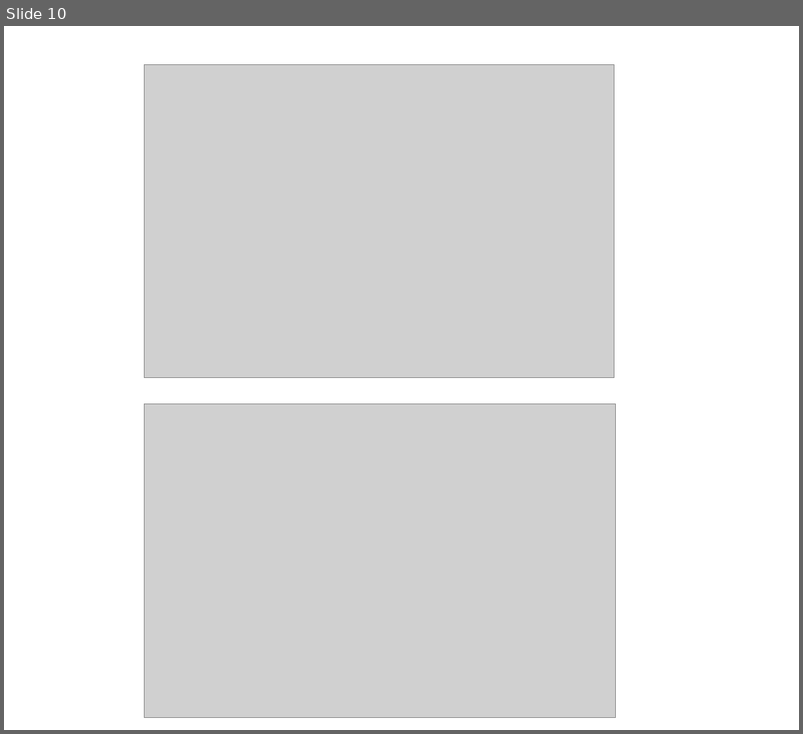
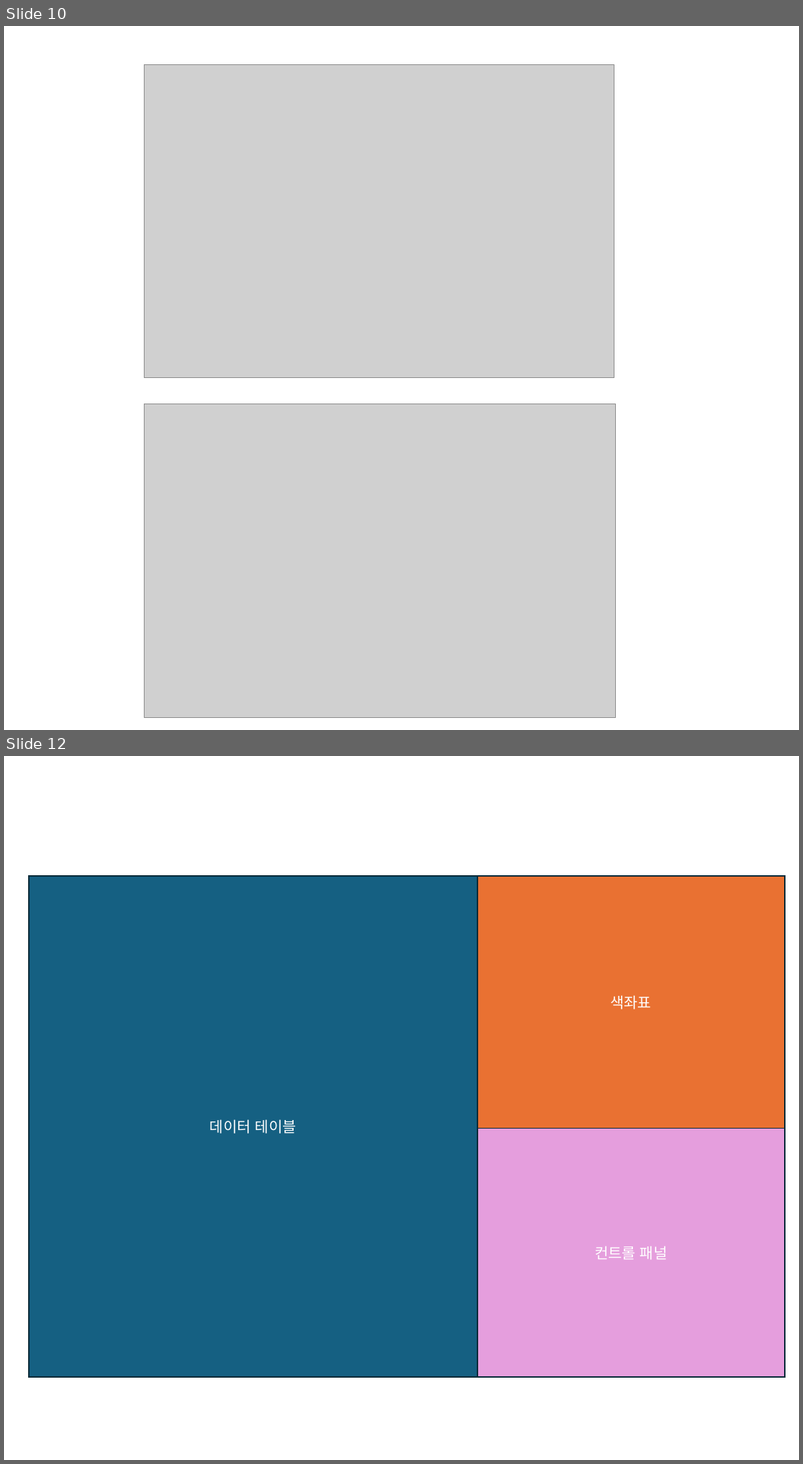
Before and after one commit to jvvoung/OptiX_ver4.8, a slide deck: UI.pptx. Shown one above the other, each under a label of ours: slide 10 before the commit, slides 10 and 12 after it; the slides between them are not shown. The pictures are 803x734 and 803x1464 pixels, drawn with LibreOffice and Linux fonts; fonts in the diff are those of the drawing; grey boxes stand for pictures. Boxes give left, top, right and bottom in pixels: in the first picture for what was removed or moved away, otherwise in the second. Text is boxed around its words. In the diff, an @@ line names an element or a change of style, - is before the commit and + after.

```diff
--- a/UI.pptx
+++ b/UI.pptx
@@ slide 12 added at [4,756,799,1460], background #FFFFFF @@
@@ rectangle added at [29,877,478,1377], fill #156082, outline #092A39 1.5 pt, 18 pt, text #FFFFFF @@
+데이터 테이블
@@ rectangle added at [478,877,785,1129], fill #E97132, outline #092A39 1.5 pt, 18 pt, text #FFFFFF @@
+색좌표
@@ rectangle added at [478,1129,785,1377], fill #E59EDD, outline #092A39 1.5 pt, 18 pt, text #FFFFFF @@
+컨트롤 패널
```
Also in this commit, not shown: 2 slides changed, 3 other slides added, 19 other files.
